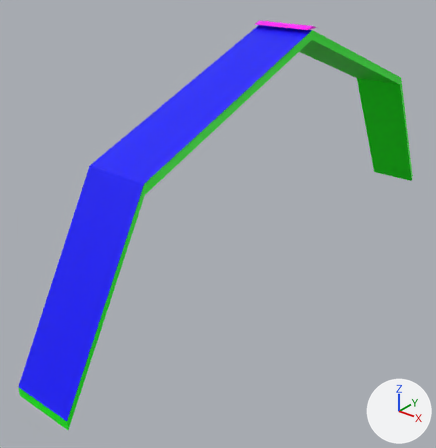
One commit to the glTF model s2/models/building_kit/roof_mansard.glb: the scene before it, then after it.
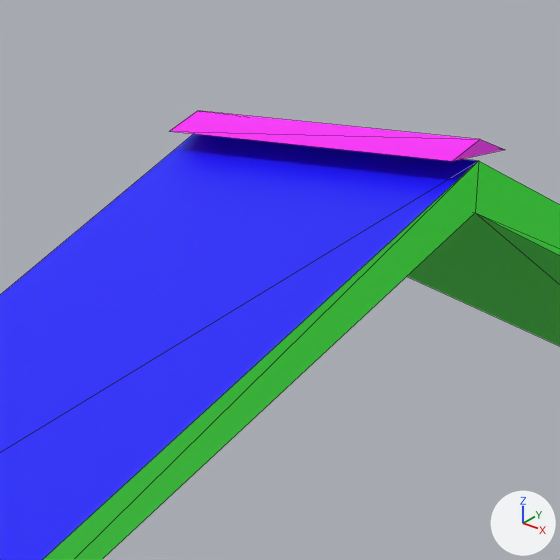
Each version is shown whole from a camera (50 mm lens) standing at (5.45, -8.53, 4.88) and looking at (-0.49, -1.11, 0.28), then close up on the part from 51% to 75% of the width and 0% to 23% of the height. Lighting does not change. The marker at lower right points along +X, +Y and +Z. The last two pictures show the newer version. The close-ups show mesh edges as thin lines. Vertices at exactly the same position are counted once.

In view in the first close-up: 'roof_mansard'.
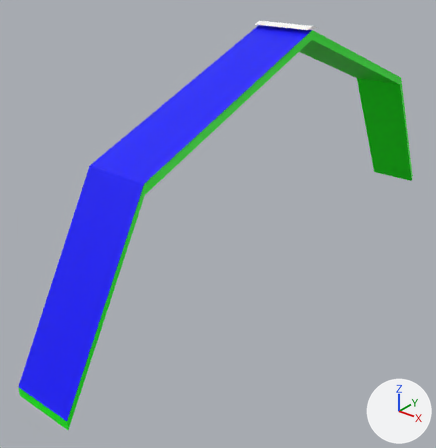
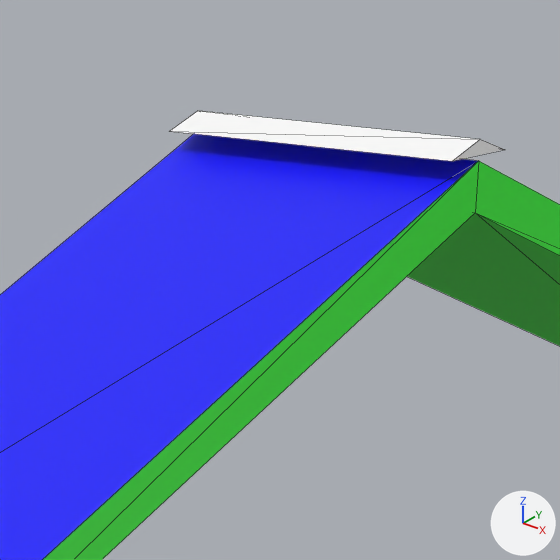
Changed parts and their boxes [x1, y1, x2, y2] in the close-ups (560 x 560 px):
part 1 of me_roof_mansard, recoloured (pink to white)
    both: [170, 111, 505, 161]

The edits, one by one:
me_roof_mansard has 26 vertices, 42 faces and spans x -0.5..0.5, y -5.3..5.3, z -0.67..3.56.
me_roof_mansard is used by ob_roof_mansard; location (0.0, 0.0, 0.0).
me_roof_mansard part 1: 6 faces centred in x -0.5..0.5, y -0.1..0.1, z 3.53..3.55 are repainted in the vertex colours; the middle colour goes from pink #ff00ff to white #ffffff.
